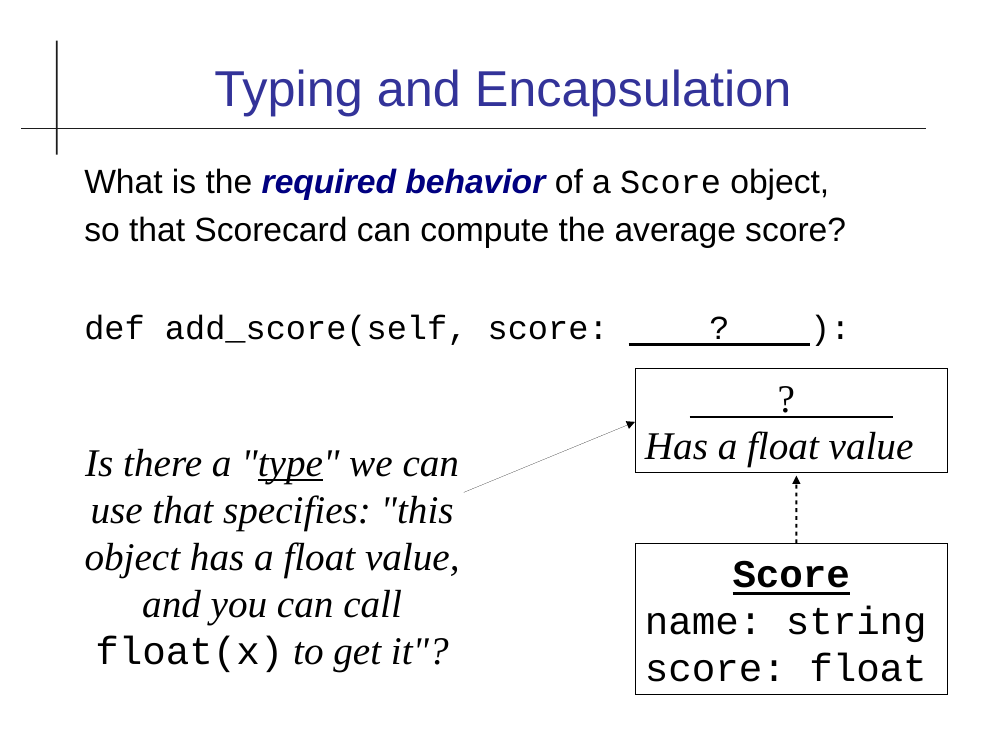
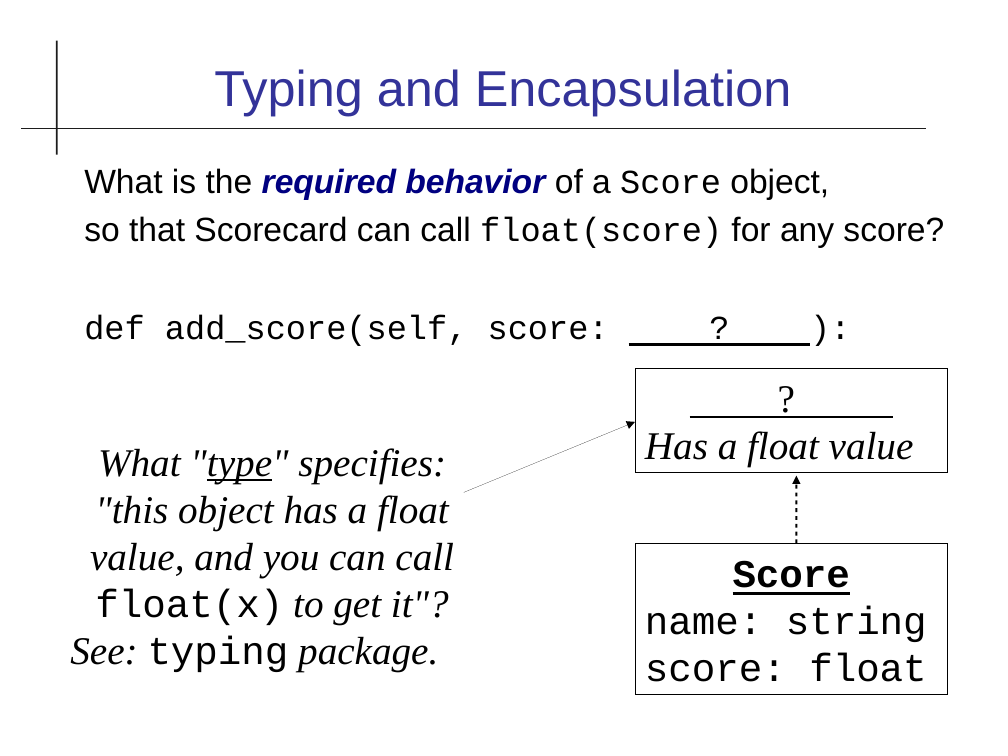
Before and after one commit to cpske/ISP, a slide deck: slide 17 of code-quality/Type-Checking.odp (slide 16 before the commit). Drawn at 1008x756 pixels with LibreOffice and Linux fonts; fonts in the diff are those of the drawing. Boxes give left, top, right and bottom in pixels: in the first picture for what was removed or moved away, otherwise in the second. Text is boxed around its words. In the diff, an @@ line names an element or a change of style, - is before the commit and + after.

Commit message:
update types and type hinting

```diff
--- a/code-quality/Type-Checking.odp
+++ b/code-quality/Type-Checking.odp
@@ text at (84,216,944,248): text changed @@
-so that Scorecard can compute the average score?
+so that Scorecard can call float(score) for any score?
@@ text at (70,448,454,672): text changed @@
-Is there a "type" we can use that specifies: "this object has a float value, and you can call float(x) to get it"?
+What "type" specifies: "this object has a float value, and you can call float(x) to get it"?
+See: typing package.
```
Also in this commit, not shown: 12 other slides changed, 5 slides added, 3 other files.
